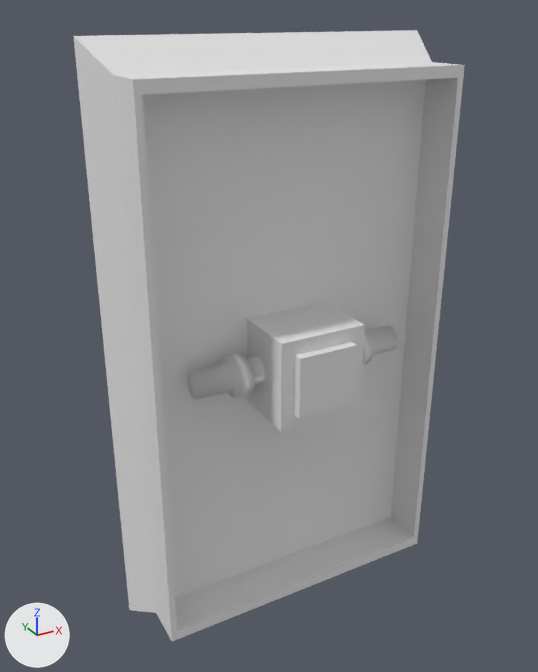
Renders of the glTF model assets/misc/handle/Frame.glb from each side of a commit.
Before and after are seen from a 50 mm camera at (-1.53, -2.52, 1.41) aimed at (-0.08, 0.12, 0.09). Lighting does not change. The marker at lower left points along +X, +Y and +Z. Where no turn or scale is listed for an object, it has been applied to the vertices.

In view in the first picture: 'Axis', 'BottomFrame', 'Bulb', 'Cube', 'TopFrame'.
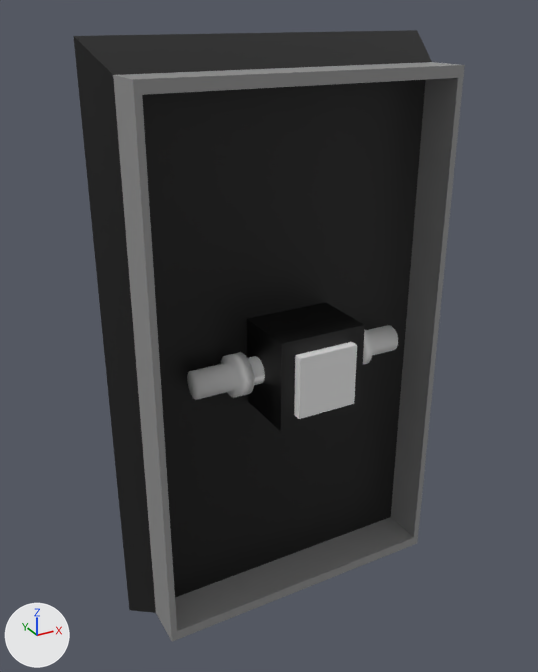
Changed parts and their boxes (x1, y1, x2, y2) in the pictures (538 x 672 px):
'BottomFrame', recoloured (grey to black): (73, 30, 432, 613) in both
'TopFrame', recoloured: (113, 62, 465, 641) in both
'Cube', recoloured (grey to black): (247, 302, 365, 432) in both

Edits to the bpy script that builds the scene:
```text
Add mat_black:
    mat_black = principled_material('Black')
    mat_black.base_color = (0.0, 0.0, 0.0)  # black #000000
Add mat_gray:
    mat_gray = principled_material('Gray')
    mat_gray.base_color = (0.279, 0.279, 0.279)  # grey #909090
Change me_cube_004:
    where me_cube_004.from_pydata(...)  # 8 vertices, 12 faces; spans x -0.77..0.77, y -0.1..0.1, z -1.52..1.12
    add me_cube_004.materials.append(mat_black)  # black #000000
Change me_cube_015:
    where me_cube_015.from_pydata(...)  # 32 vertices, 48 faces; spans x -0.7..0.7, y -0.1..0.1, z -1.2..1.2
    add me_cube_015.materials.append(mat_gray)  # grey #909090
Change me_cube:
    where me_cube.from_pydata(...)  # 12 vertices, 18 faces; spans x -0.2..0.2, y 0.6..1.0, z -0.2..0.2
    add me_cube.materials.append(mat_black)  # black #000000
```
